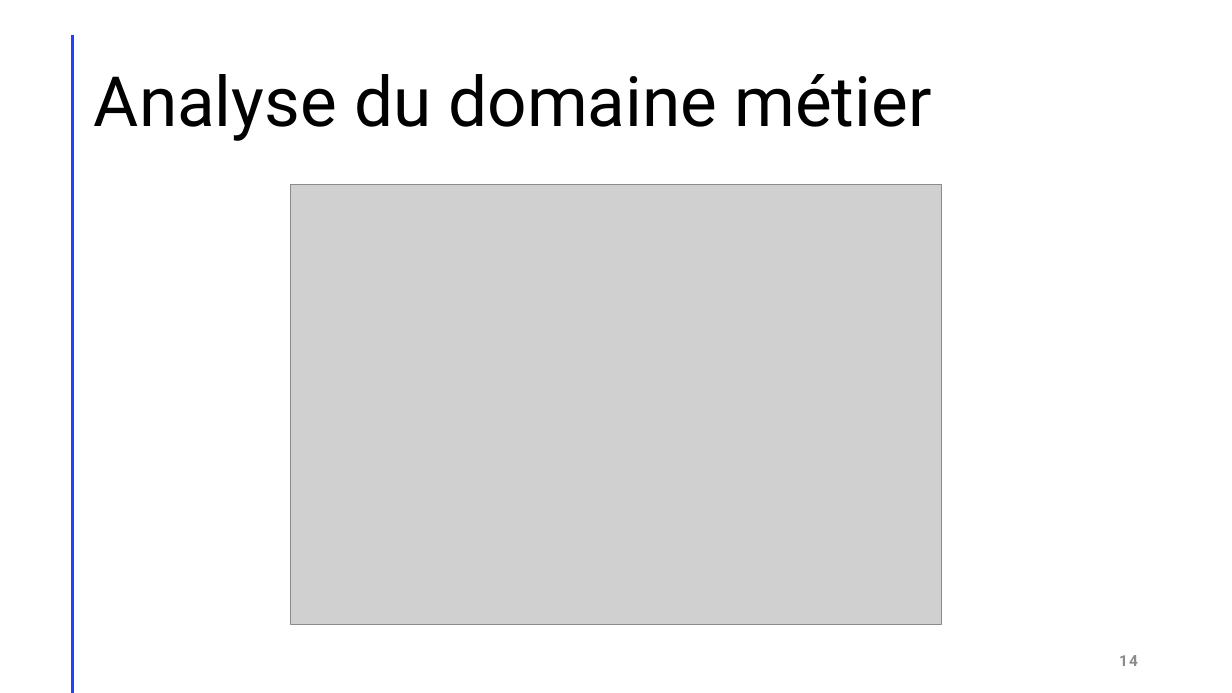
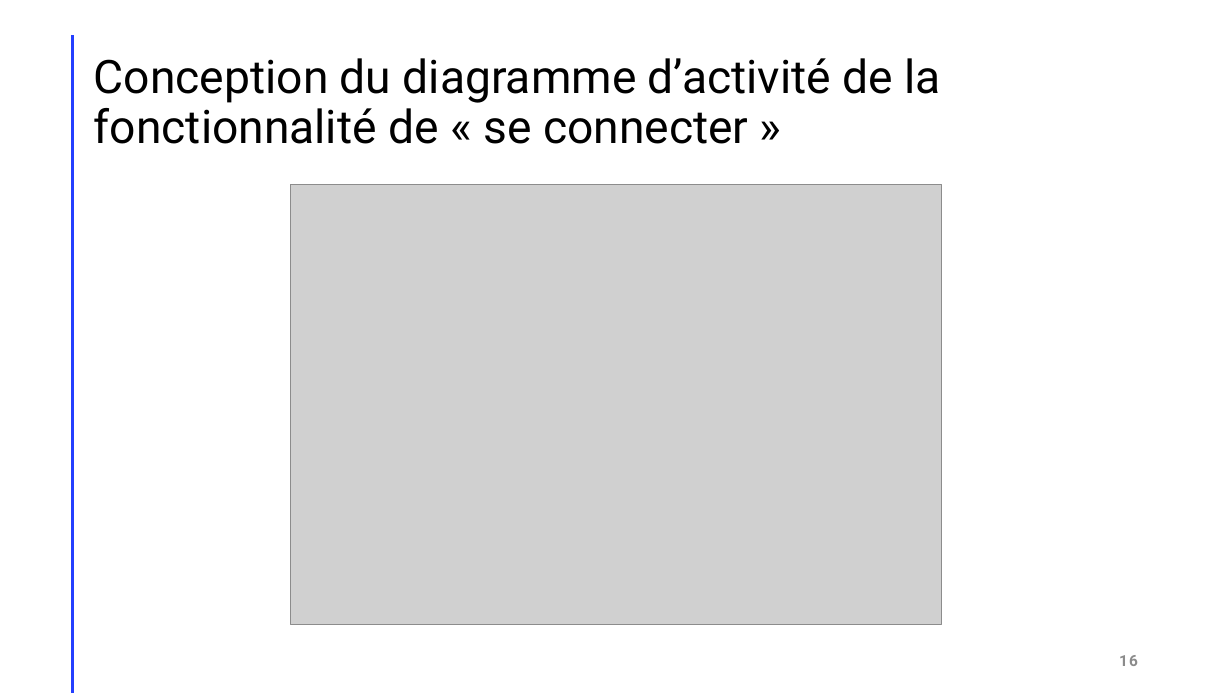
Before and after one commit to GreenHawk-99/AppGreta, a slide deck: slide 16 of doc/GRETA Suivi Séance.pptx (slide 14 before the commit). Drawn at 1232x693 pixels with LibreOffice and Linux fonts; fonts in the diff are those of the drawing; grey boxes stand for pictures. Boxes give left, top, right and bottom in pixels: in the first picture for what was removed or moved away, otherwise in the second. Text is boxed around its words. In the diff, an @@ line names an element or a change of style, - is before the commit and + after.

```diff
--- a/doc/GRETA Suivi Séance.pptx
+++ b/doc/GRETA Suivi Séance.pptx
@@ title at [94, 58, 940, 144]: text changed; size 54 to 36 pt @@
-Analyse du domaine métier
+Conception du diagramme d’activité de la fonctionnalité de « se connecter »
@@ page number at [1119, 655, 1138, 666]: text changed @@
-14
+16
```
Also in this commit, not shown: 12 other slides changed, 2 slides added, 2 slides removed, 1 other file.
